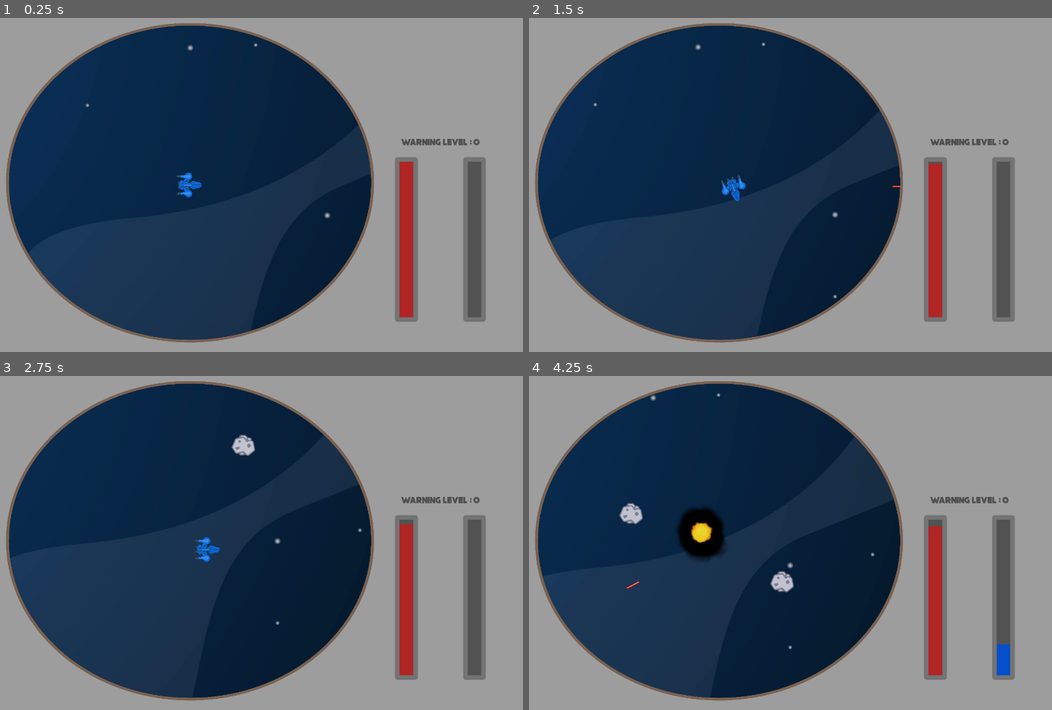
Above: before the commit, frames 1-4 (two rows, left to right).
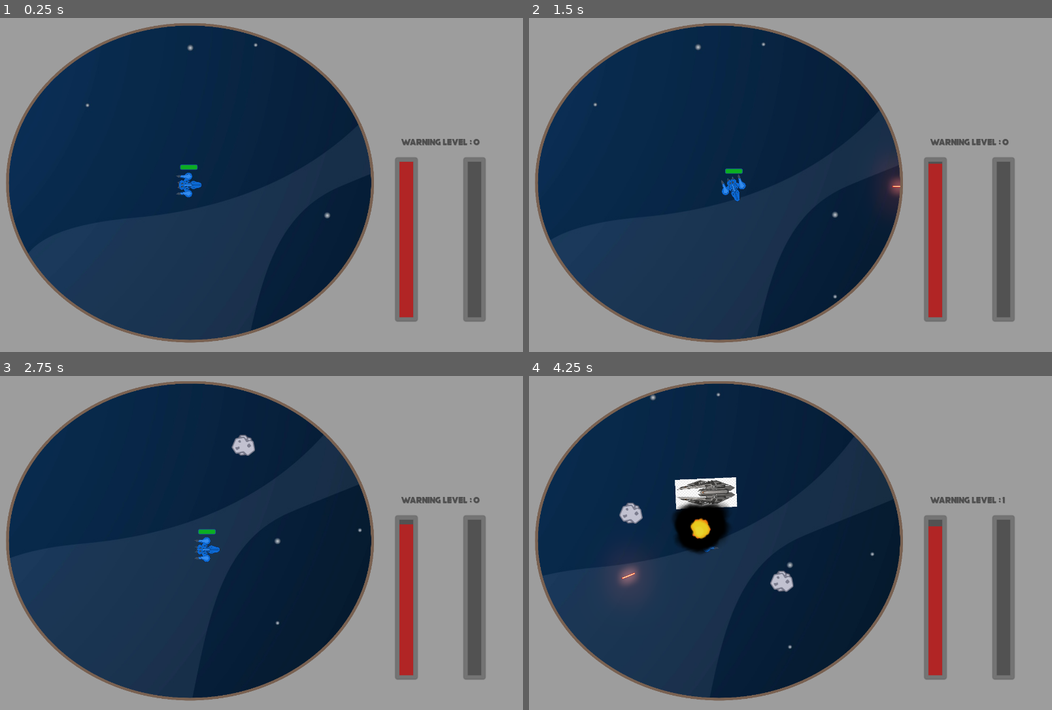
Above: after the commit, the same moments.

Repository: agoryu/Origins
Game: Godot game, scene res://Origins.tscn
Same seed, same stepped clock (60 frames per second), same inputs: the game is played once before the commit and once after it.
Inputs:
- Up to frame 1 (0.25 s): no input
- Up to frame 2 (1.5 s): tap Enter at 0.5 s; hold Right (ui_right) 0.53-1.28 s; hold Down (ui_down) from 1.28 s (still down)
- Up to frame 3 (2.75 s): release Down (ui_down) at 2.03 s; hold Right (ui_right) from 2.03 s (still down)
- Up to frame 4 (4.25 s): release Right (ui_right) at 2.78 s; hold Up (ui_up) 2.78-3.53 s; hold Left (ui_left) from 3.53 s (still down)

The runs differ from the first frame. In frame 1, less than 0.1% of the frame differs, in the area x 34-38%, y 43-46%; in frame 2, 0.4%; in frame 3, less than 0.1%; in frame 4, 2.4%, in the area x 15-92%, y 5-90%.

Commit message:
add laser beam

Diff:
--- /dev/null
+++ b/Characters/Allies/Ally1.gd
@@ -0,0 +1,43 @@
+extends Character
+
+onready var _laser_beam_timer = $LaserBeamTimer
+onready var _laser_beam = $Sprite/LaserBeam
+onready var _shoot_position = $Sprite/ShootPosition
+onready var _sprite = $Sprite
+
+var player
+var is_too_far : bool = false
+
+func _ready():
+	player = Game.player
+
+func _physics_process(delta):
+	follow_player(delta)
+
+func follow_player(delta):
+	if is_too_far:
+		if player.position.distance_to(position) > 0:
+			linear_velocity = player.linear_velocity * 2
+		else:
+			linear_velocity = player.linear_velocity / 2
+	else:
+		linear_velocity = player.linear_velocity
+	$Sprite.rotation = player.sprite.rotation - PI/2
+
+func _on_Ally1_body_entered(body):
+	if body.collision_layer != 1:
+		self._on_Character_body_entered(body)
+		$AnimationPlayer.play("impact")
+		if life.value <= 0:
+			queue_free()
+
+func _on_MaximalDistance_area_entered(area):
+	if area.get_parent() is Player:
+		is_too_far = false
+
+func _on_MaximalDistance_area_exited(area):
+	if area.get_parent() is Player:
+		is_too_far = true
+
+func _on_LaserBeamTimer_timeout():
+	_laser_beam.set_is_casting(true)
--- /dev/null
+++ b/Characters/Allies/Ally1.tscn
@@ -0,0 +1,96 @@
+[gd_scene load_steps=8 format=2]
+
+[ext_resource path="res://Characters/Allies/Ally1.gd" type="Script" id=1]
+[ext_resource path="res://Characters/Allies/ally1.jpeg" type="Texture" id=2]
+[ext_resource path="res://Characters/Lifebar.tres" type="Theme" id=3]
+[ext_resource path="res://Weapons/LaserBeam/LaserBeam.tscn" type="PackedScene" id=4]
+
+[sub_resource type="CircleShape2D" id=1]
+radius = 43.0813
+
+[sub_resource type="Animation" id=2]
+resource_name = "impact"
+length = 3.0
+tracks/0/type = "value"
+tracks/0/path = NodePath("Life:modulate")
+tracks/0/interp = 1
+tracks/0/loop_wrap = true
+tracks/0/imported = false
+tracks/0/enabled = true
+tracks/0/keys = {
+"times": PoolRealArray( 0, 2, 3 ),
+"transitions": PoolRealArray( 1, 1, 1 ),
+"update": 0,
+"values": [ Color( 1, 1, 1, 1 ), Color( 1, 1, 1, 1 ), Color( 1, 1, 1, 0 ) ]
+}
+tracks/1/type = "value"
+tracks/1/path = NodePath("Life:visible")
+tracks/1/interp = 1
+tracks/1/loop_wrap = true
+tracks/1/imported = false
+tracks/1/enabled = true
+tracks/1/keys = {
+"times": PoolRealArray( 0 ),
+"transitions": PoolRealArray( 1 ),
+"update": 1,
+"values": [ true ]
+}
+
+[sub_resource type="CircleShape2D" id=4]
+radius = 256.125
+
+[node name="Ally1" type="RigidBody2D"]
+collision_mask = 3
+mode = 2
+gravity_scale = 0.0
+contacts_reported = 1
+contact_monitor = true
+script = ExtResource( 1 )
+
+[node name="Sprite" type="Sprite" parent="."]
+scale = Vector2( 0.2, 0.2 )
+texture = ExtResource( 2 )
+
+[node name="LaserBeam" parent="Sprite" instance=ExtResource( 4 )]
+position = Vector2( 320, 0 )
+
+[node name="CollisionShape2D" type="CollisionShape2D" parent="."]
+shape = SubResource( 1 )
+__meta__ = {
+"_edit_lock_": true
+}
+
+[node name="Life" type="ProgressBar" parent="."]
+visible = false
+margin_left = -24.0
+margin_top = -104.0
+margin_right = 24.0
+margin_bottom = -90.0
+theme = ExtResource( 3 )
+max_value = 5.0
+step = 1.0
+value = 5.0
+percent_visible = false
+
+[node name="AnimationPlayer" type="AnimationPlayer" parent="."]
+anims/impact = SubResource( 2 )
+
+[node name="MaximalDistance" type="Area2D" parent="."]
+__meta__ = {
+"_edit_lock_": true
+}
+
+[node name="CollisionShape2D" type="CollisionShape2D" parent="MaximalDistance"]
+shape = SubResource( 4 )
+__meta__ = {
+"_edit_lock_": true
+}
+
+[node name="LaserBeamTimer" type="Timer" parent="."]
+wait_time = 5.0
+autostart = true
+
+[connection signal="body_entered" from="." to="." method="_on_Ally1_body_entered"]
+[connection signal="area_entered" from="MaximalDistance" to="." method="_on_MaximalDistance_area_entered"]
+[connection signal="area_exited" from="MaximalDistance" to="." method="_on_MaximalDistance_area_exited"]
+[connection signal="timeout" from="LaserBeamTimer" to="." method="_on_LaserBeamTimer_timeout"]
--- a/Characters/Character.gd
+++ b/Characters/Character.gd
@@ -6,3 +6,6 @@
 
 func _on_Character_body_entered(body):
 	life.value -= 1
+
+func impact_damage(damage: int):
+	life.value -= damage
--- a/Characters/Character.tscn
+++ b/Characters/Character.tscn
@@ -13,22 +13,13 @@
 contact_monitor = true
 linear_damp = 7.0
 script = ExtResource( 1 )
-__meta__ = {
-"_edit_lock_": true
-}
 
 [node name="Sprite" type="Sprite" parent="."]
 scale = Vector2( 0.2, 0.2 )
-__meta__ = {
-"_edit_lock_": true
-}
 
 [node name="CollisionShape2D" type="CollisionShape2D" parent="."]
 position = Vector2( 0, 4 )
 shape = SubResource( 1 )
-__meta__ = {
-"_edit_lock_": true
-}
 
 [node name="Life" type="ProgressBar" parent="."]
 margin_left = -24.0
--- a/Characters/Enemies/Asteroid/Asteroid.gd
+++ b/Characters/Enemies/Asteroid/Asteroid.gd
@@ -7,3 +7,6 @@
 	if body is Weapon:
 		body.queue_free()
 	dead()
+
+func impact_damage(damage: int):
+	_on_Asteroid_body_entered(null)
--- a/Characters/Player/Player.gd
+++ b/Characters/Player/Player.gd
@@ -5,16 +5,18 @@
 export var move_force_amplitude := 1000.0
 
 onready var laser_shoot_constructore = preload("res://Weapons/LaserShoot/LaserShoot.tscn")
-onready var _sprite = $Sprite
+onready var sprite = $Sprite
 onready var _weapons = $Weapons
 onready var _audiostream_player = $AudioStreamPlayer2D
+
+onready var _fleet_points = $FleetPoint
+onready var _fleet = $Fleet
+onready var _fleet_tab = []
 
 var weapon_uses : int = 1
 
 func _ready():
 	Game.player = self
-	life.max_value = 3
-	life.value = 3
 
 func _physics_process(delta: float) -> void:
 	var direction = Vector2(
@@ -23,8 +25,8 @@
 	).normalized()
 
 	applied_force = direction * move_force_amplitude
-	_sprite.rotation = linear_velocity.angle() + PI / 2
-	_weapons.rotation = _sprite.rotation
+	sprite.rotation = linear_velocity.angle() + PI / 2
+	_weapons.rotation = sprite.rotation
 
 	if direction != Vector2.ZERO and not _audiostream_player.playing:
 		_audiostream_player.play()
@@ -32,15 +34,35 @@
 		_audiostream_player.stop()
 
 func _on_Player_body_entered(body):
-	self._on_Character_body_entered(body)
-	$AnimationPlayer.play("impact")
-	if life.value <= 0:
-		Game.game_over()
+	if body.collision_layer != 1:
+		self._on_Character_body_entered(body)
+		$AnimationPlayer.play("impact")
+		if life.value <= 0:
+			Game.game_over()
 
 func _on_ShootTimer_timeout():
 	var laser_shoot = laser_shoot_constructore.instance()
 	laser_shoot.global_position = _weapons.get_child(weapon_uses).global_position
-	laser_shoot.rotation = _sprite.rotation
+	laser_shoot.rotation = sprite.rotation
 	add_child(laser_shoot)
 	laser_shoot.set_as_toplevel(true)
 	weapon_uses = (weapon_uses + 1) % 2
+
+func add_ally(ally : Character):
+	var num_circle = _fleet.get_child_count() / _fleet_points.get_child_count()
+	var pos_index = find_old_position()
+	if pos_index != -1:
+		_fleet_tab[pos_index] = ally
+	else:
+		pos_index = fmod(_fleet.get_child_count(), _fleet_points.get_child_count())
+
+	ally.position = _fleet_points.get_child(pos_index).position * (num_circle + 1)
+	_fleet.add_child(ally)
+	_fleet_tab.push_front(ally)
+	print(_fleet_tab)
+
+func find_old_position() -> int:
+	for i in len(_fleet_tab):
+		if is_instance_valid(_fleet_tab[i]):
+			return i
+	return -1
--- a/Characters/Player/Player.tscn
+++ b/Characters/Player/Player.tscn
@@ -6,7 +6,7 @@
 [ext_resource path="res://Characters/Player/engine.wav" type="AudioStream" id=4]
 
 [sub_resource type="CircleShape2D" id=1]
-radius = 24.3311
+radius = 32.249
 
 [sub_resource type="Animation" id=3]
 resource_name = "impact"
@@ -40,7 +40,7 @@
 radius = 72.0
 
 [node name="Player" type="RigidBody2D"]
-collision_mask = 2
+collision_mask = 3
 mode = 2
 gravity_scale = 0.0
 contacts_reported = 1
@@ -50,6 +50,8 @@
 __meta__ = {
 "_edit_lock_": true
 }
+
+[node name="Fleet" type="Node2D" parent="."]
 
 [node name="Sprite" type="Sprite" parent="."]
 scale = Vector2( 0.2, 0.2 )
@@ -66,7 +68,6 @@
 }
 
 [node name="Life" type="ProgressBar" parent="."]
-visible = false
 margin_left = -24.0
 margin_top = -56.0
 margin_right = 24.0
@@ -101,5 +102,64 @@
 stream = ExtResource( 4 )
 attenuation = 0.707107
 
+[node name="FleetPoint" type="Node2D" parent="."]
+visible = false
+
+[node name="Position2D" type="Position2D" parent="FleetPoint"]
+position = Vector2( 0, -128 )
+
+[node name="ColorRect" type="ColorRect" parent="FleetPoint/Position2D"]
+margin_right = 40.0
+margin_bottom = 40.0
+
+[node name="Position2D2" type="Position2D" parent="FleetPoint"]
+position = Vector2( 128, -128 )
+
+[node name="ColorRect2" type="ColorRect" parent="FleetPoint/Position2D2"]
+margin_right = 40.0
+margin_bottom = 40.0
+
+[node name="Position2D3" type="Position2D" parent="FleetPoint"]
+position = Vector2( 128, 0 )
+
+[node name="ColorRect3" type="ColorRect" parent="FleetPoint/Position2D3"]
+margin_right = 40.0
+margin_bottom = 40.0
+
+[node name="Position2D4" type="Position2D" parent="FleetPoint"]
+position = Vector2( 128, 128 )
+
+[node name="ColorRect4" type="ColorRect" parent="FleetPoint/Position2D4"]
+margin_right = 40.0
+margin_bottom = 40.0
+
+[node name="Position2D5" type="Position2D" parent="FleetPoint"]
+position = Vector2( 0, 128 )
+
+[node name="ColorRect5" type="ColorRect" parent="FleetPoint/Position2D5"]
+margin_right = 40.0
+margin_bottom = 40.0
+
+[node name="Position2D6" type="Position2D" parent="FleetPoint"]
+position = Vector2( -128, 128 )
+
+[node name="ColorRect6" type="ColorRect" parent="FleetPoint/Position2D6"]
+margin_right = 40.0
+margin_bottom = 40.0
+
+[node name="Position2D7" type="Position2D" parent="FleetPoint"]
+position = Vector2( -128, 0 )
+
+[node name="ColorRect7" type="ColorRect" parent="FleetPoint/Position2D7"]
+margin_right = 40.0
+margin_bottom = 40.0
+
+[node name="Position2D8" type="Position2D" parent="FleetPoint"]
+position = Vector2( -128, -128 )
+
+[node name="ColorRect8" type="ColorRect" parent="FleetPoint/Position2D8"]
+margin_right = 40.0
+margin_bottom = 40.0
+
 [connection signal="body_entered" from="." to="." method="_on_Player_body_entered"]
 [connection signal="timeout" from="ShootTimer" to="." method="_on_ShootTimer_timeout"]
--- a/Game.gd
+++ b/Game.gd
@@ -7,21 +7,22 @@
 signal make_pause
 
 onready var tree = get_tree()
+onready var ally1_constructor = preload("res://Characters/Allies/Ally1.tscn")
 
 var player : Player
 
 # XP management
 var xp : int = 0
-var max_xp_value : int = 5
+var max_xp_value : int = 1
 var xp_next_step : int = 1
 var warning_level : int = 0
 
 # Energy management
 var max_energy : int = 100
 
-func _init():
+func init():
 	xp = 0
-	max_xp_value = 5
+	max_xp_value = 1
 	xp_next_step = 1
 	warning_level = 0
 	max_energy = 100
@@ -38,6 +39,7 @@
 		emit_signal("level_up", xp, max_xp_value, warning_level)
 		max_xp_value += xp_next_step
 		xp_next_step += 1
+		player.add_ally(ally1_constructor.instance())
 	else:
 		emit_signal("update_xp", xp)
 
@@ -51,6 +53,7 @@
 
 func restart():
 	stop_pause()
+	init()
 	tree.change_scene("res://Origins.tscn")
 
 func exit():
--- /dev/null
+++ b/Weapons/LaserBeam/LaserBeam.gd
@@ -0,0 +1,75 @@
+extends RayCast2D
+
+class_name LaserBeam2D
+
+onready var fill := $FillLine
+onready var tween := $Tween
+onready var casting_particles = $CastingParticle
+onready var beam_particles = $BeamParticle
+onready var collision_particles = $CollisionParticle
+onready var timer = $Timer
+
+onready var line_width: float = fill.width
+
+export var cast_speed := 7000.0
+export var max_length := 3000
+export var growth_time := 0.1
+
+export var damage : int = 1
+
+var is_casting : bool = false setget set_is_casting
+
+func _ready():
+	set_physics_process(false)
+	fill.points[1] = Vector2.ZERO
+
+func _physics_process(delta: float) -> void:
+	cast_to = (cast_to + Vector2.RIGHT * cast_speed * delta).clamped(max_length)
+	cast_beam()
+
+func cast_beam():
+	var cast_point = cast_to
+	force_raycast_update()
+
+	collision_particles.emitting = is_colliding()
+
+	if is_colliding():
+		cast_point = to_local(get_collision_point())
+		collision_particles.global_rotation = get_collision_normal().angle()
+		collision_particles.position = cast_point
+		var collider = get_collider() as Character
+		collider.impact_damage(damage)
+
+	fill.points[1] = cast_point
+	beam_particles.position = cast_point * 0.5
+	beam_particles.process_material.emission_box_extents.x = cast_point.length() * 0.5
+
+func appear():
+	if tween.is_active():
+		tween.stop_all()
+	tween.interpolate_property(fill, "width", 0, line_width, growth_time * 2)
+	tween.start()
+
+func disappear():
+	if tween.is_active():
+		tween.stop_all()
+	tween.interpolate_property(fill, "width", line_width, 0, growth_time)
+	tween.start()
+
+func set_is_casting(cast: bool):
+	is_casting = cast
+	if is_casting:
+		cast_to = Vector2.ZERO
+		fill.points[1] = cast_to
+		appear()
+		timer.start()
+	else:
+		collision_particles.emitting = false
+		disappear()
+
+	set_physics_process(is_casting)
+	casting_particles.emitting = is_casting
+	beam_particles.emitting = is_casting
+
+func _on_Timer_timeout():
+	set_is_casting(false)
--- /dev/null
+++ b/Weapons/LaserBeam/LaserBeam.tscn
@@ -0,0 +1,110 @@
+[gd_scene load_steps=13 format=2]
+
+[ext_resource path="res://Weapons/LaserBeam/glowing_circle.png" type="Texture" id=1]
+[ext_resource path="res://Weapons/LaserBeam/LaserBeam.gd" type="Script" id=2]
+
+[sub_resource type="Gradient" id=2]
+offsets = PoolRealArray( 0.00355872, 0.622776 )
+colors = PoolColorArray( 0.776471, 0.776471, 0.776471, 1, 1, 0.996078, 0.996078, 0.588235 )
+
+[sub_resource type="GradientTexture" id=3]
+gradient = SubResource( 2 )
+
+[sub_resource type="Curve" id=4]
+_data = [ Vector2( 0.503289, 0.996591 ), 0.0, 0.0, 0, 0, Vector2( 0.993421, 0 ), 0.0, 0.0, 0, 0 ]
+
+[sub_resource type="CurveTexture" id=5]
+curve = SubResource( 4 )
+
+[sub_resource type="ParticlesMaterial" id=6]
+flag_disable_z = true
+gravity = Vector3( 0, 0, 0 )
+initial_velocity = 100.0
+orbit_velocity = 0.0
+orbit_velocity_random = 0.0
+scale = 0.5
+scale_curve = SubResource( 5 )
+color_ramp = SubResource( 3 )
+
+[sub_resource type="Curve" id=8]
+_data = [ Vector2( 0.00328947, 0 ), 0.0, 0.0, 0, 0, Vector2( 0.519737, 1 ), 0.0, 0.0, 0, 0, Vector2( 0.983553, 0 ), 0.0, 0.0, 0, 0 ]
+
+[sub_resource type="CurveTexture" id=9]
+curve = SubResource( 8 )
+
+[sub_resource type="ParticlesMaterial" id=7]
+emission_shape = 2
+emission_box_extents = Vector3( 60, 20, 1 )
+flag_disable_z = true
+gravity = Vector3( 0, 0, 0 )
+initial_velocity = -100.0
+orbit_velocity = 0.0
+orbit_velocity_random = 0.0
+tangential_accel = 100.0
+tangential_accel_random = 1.0
+scale = 0.3
+scale_curve = SubResource( 9 )
+
+[sub_resource type="ParticlesMaterial" id=10]
+flag_disable_z = true
+gravity = Vector3( 0, 0, 0 )
+initial_velocity = 100.0
+orbit_velocity = 0.0
+orbit_velocity_random = 0.0
+scale = 0.5
+scale_curve = SubResource( 5 )
+color_ramp = SubResource( 3 )
+
+[sub_resource type="Environment" id=1]
+background_mode = 4
+glow_enabled = true
+glow_blend_mode = 0
+glow_bicubic_upscale = true
+
+[node name="LaserBeam" type="RayCast2D" groups=["weapon"]]
+collision_mask = 2
+script = ExtResource( 2 )
+
+[node name="FillLine" type="Line2D" parent="."]
+modulate = Color( 1.5, 1.5, 1.5, 1 )
+points = PoolVector2Array( 0, 0, 320, 0 )
+width = 30.0
+default_color = Color( 0.4, 0.678431, 1, 1 )
+joint_mode = 2
+begin_cap_mode = 2
+end_cap_mode = 2
+
+[node name="CastingParticle" type="Particles2D" parent="."]
+modulate = Color( 1.5, 1.5, 1.5, 1 )
+emitting = false
+process_material = SubResource( 6 )
+texture = ExtResource( 1 )
+
+[node name="BeamParticle" type="Particles2D" parent="."]
+modulate = Color( 1.5, 1.5, 1.5, 1 )
+emitting = false
+amount = 50
+lifetime = 0.5
+visibility_rect = Rect2( -2500, -2500, 5000, 5000 )
+local_coords = false
+draw_order = 1
+process_material = SubResource( 7 )
+texture = ExtResource( 1 )
+
+[node name="CollisionParticle" type="Particles2D" parent="."]
+modulate = Color( 1.5, 1.5, 1.5, 1 )
+emitting = false
+amount = 16
+lifetime = 0.3
+process_material = SubResource( 10 )
+texture = ExtResource( 1 )
+
+[node name="Tween" type="Tween" parent="."]
+
+[node name="Timer" type="Timer" parent="."]
+one_shot = true
+
+[node name="WorldEnvironment" type="WorldEnvironment" parent="."]
+environment = SubResource( 1 )
+
+[connection signal="timeout" from="Timer" to="." method="_on_Timer_timeout"]
--- a/Weapons/LaserShoot/LaserShoot.tscn
+++ b/Weapons/LaserShoot/LaserShoot.tscn
@@ -8,12 +8,19 @@
 radius = 2.0
 height = 30.0
 
+[sub_resource type="Environment" id=2]
+background_mode = 4
+glow_enabled = true
+glow_blend_mode = 0
+glow_bicubic_upscale = true
+
 [node name="LaserShoot" type="KinematicBody2D" groups=["weapon"]]
 collision_layer = 4
 collision_mask = 2
 script = ExtResource( 2 )
 
 [node name="Sprite" type="Sprite" parent="."]
+modulate = Color( 1.5, 1.5, 1.5, 1 )
 scale = Vector2( 0.05, 0.05 )
 texture = ExtResource( 1 )
 
@@ -28,3 +35,6 @@
 [node name="AudioStreamPlayer2D" type="AudioStreamPlayer2D" parent="."]
 stream = ExtResource( 3 )
 pitch_scale = 0.5
+
+[node name="WorldEnvironment" type="WorldEnvironment" parent="."]
+environment = SubResource( 2 )
--- a/project.godot
+++ b/project.godot
@@ -19,6 +19,11 @@
 "language": "GDScript",
 "path": "res://Characters/Enemies/Enemy.gd"
 }, {
+"base": "RayCast2D",
+"class": "LaserBeam2D",
+"language": "GDScript",
+"path": "res://Weapons/LaserBeam/LaserBeam.gd"
+}, {
 "base": "Weapon",
 "class": "LaserShoot",
 "language": "GDScript",
@@ -37,6 +42,7 @@
 _global_script_class_icons={
 "Character": "",
 "Enemy": "",
+"LaserBeam2D": "",
 "LaserShoot": "",
 "Player": "",
 "Weapon": ""
Binary file added: Characters/Allies/ally1.jpeg
Not shown, added: Characters/Allies/ally1.jpeg.import
Binary file added: Weapons/LaserBeam/glowing_circle.png
Not shown, added: Weapons/LaserBeam/glowing_circle.png.import
Not shown: 1 places in Weapons/LaserShoot/LaserShoot.tscn that only renumber resources
